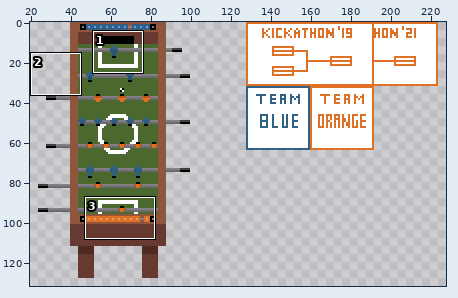
Two states of a sprite sheet, Kicker.png. Above, an overview of the earlier version with the close-up marked.
Close-up. Before the commit:
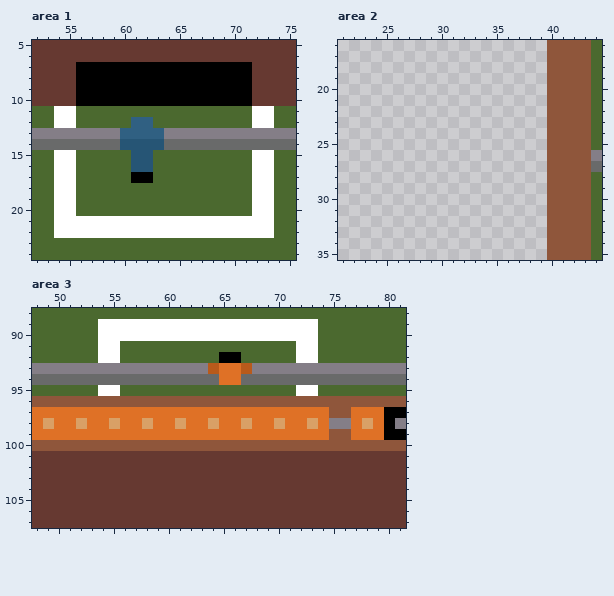
The file is 256x256 pixels. Shown: area 1: x 52..75, y 5..24; area 2: x 21..44, y 16..35; area 3: x 48..81, y 88..107. The wide view leaves out empty margins. The commit also changed other parts of the picture, which this record leaves out.
Now the later version:
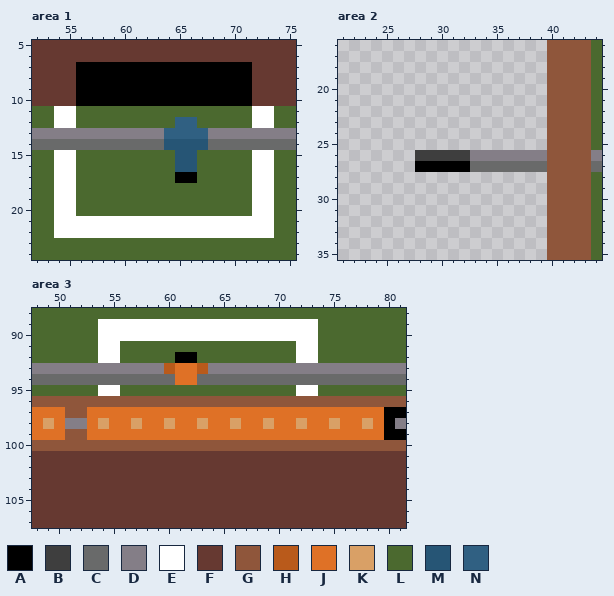
Palette (. is transparent): A #000000  B #3e3e3e  C #696a6a  D #847e87  E #ffffff  F #663931  G #8f563b  H #b95a1b  J #df7126  K #d9a066  L #4b692f  M #265575  N #306082
Edits made:
--- area 1
@@ x 58..69 @@
 11 LLLLLLLLLLLL
-12 LLLNNLLLLLLL
-13 DDNNNNDDDDDD
-14 CCMMMMCCCCCC
-15 LLLMMLLLLLLL
-16 LLLMMLLLLLLL
-17 LLLAALLLLLLL
+12 LLLLLLLNNLLL
+13 DDDDDDNNNNDD
+14 CCCCCCMMMMCC
+15 LLLLLLLMMLLL
+16 LLLLLLLMMLLL
+17 LLLLLLLAALLL
 18 LLLLLLLLLLLL
--- area 2
@@ x 26..41 @@
 25 ..............GG
-26 ..............GG
-27 ..............GG
+26 ..BBBBBDDDDDDDGG
+27 ..AAAAACCCCCCCGG
 28 ..............GG
--- area 3
@@ x 48..81 @@
  91 LLLLLLEELLLLLLLLLLLLLLLLEELLLLLLLL
- 92 LLLLLLEELLLLLLLLLAALLLLLEELLLLLLLL
- 93 DDDDDDDDDDDDDDDDHJJHDDDDDDDDDDDDDD
- 94 CCCCCCCCCCCCCCCCCJJCCCCCCCCCCCCCCC
+ 92 LLLLLLEELLLLLAALLLLLLLLLEELLLLLLLL
+ 93 DDDDDDDDDDDDHJJHDDDDDDDDDDDDDDDDDD
+ 94 CCCCCCCCCCCCCJJCCCCCCCCCCCCCCCCCCC
  95 LLLLLLEELLLLLLLLLLLLLLLLEELLLLLLLL
  96 GGGGGGGGGGGGGGGGGGGGGGGGGGGGGGGGGG
- 97 JJJJJJJJJJJJJJJJJJJJJJJJJJJGGJJJAA
- 98 JKJJKJJKJJKJJKJJKJJKJJKJJKJDDJKJAD
- 99 JJJJJJJJJJJJJJJJJJJJJJJJJJJGGJJJAA
+ 97 JJJGGJJJJJJJJJJJJJJJJJJJJJJJJJJJAA
+ 98 JKJDDJKJJKJJKJJKJJKJJKJJKJJKJJKJAD
+ 99 JJJGGJJJJJJJJJJJJJJJJJJJJJJJJJJJAA
 100 GGGGGGGGGGGGGGGGGGGGGGGGGGGGGGGGGG
Boxes around the changes in both close-ups, in picture pixels (x1, y1, x2, y2):
changed: (120, 117, 208, 183)
added: (415, 150, 547, 172)
changed: (65, 352, 351, 440)
